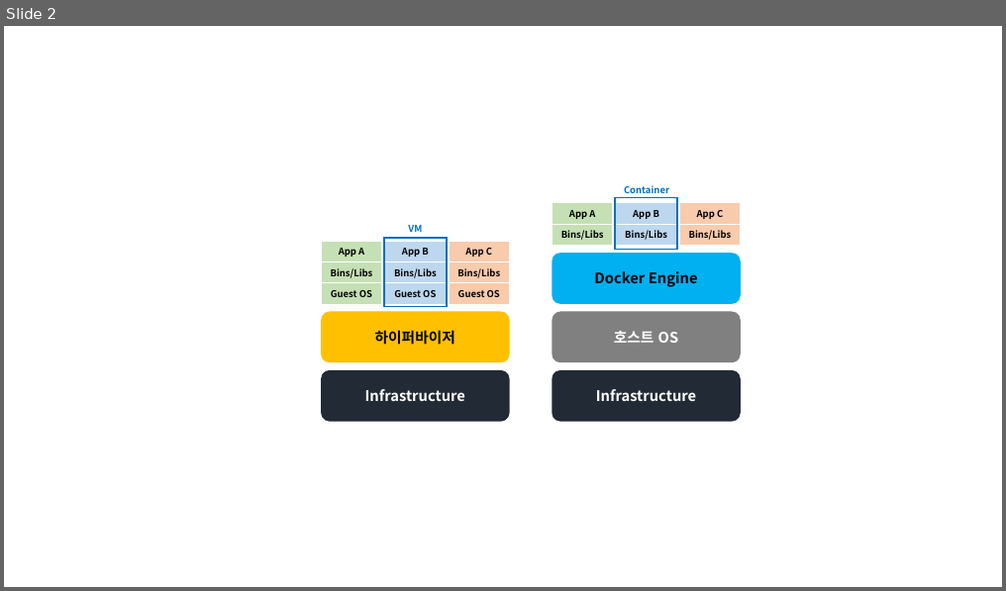
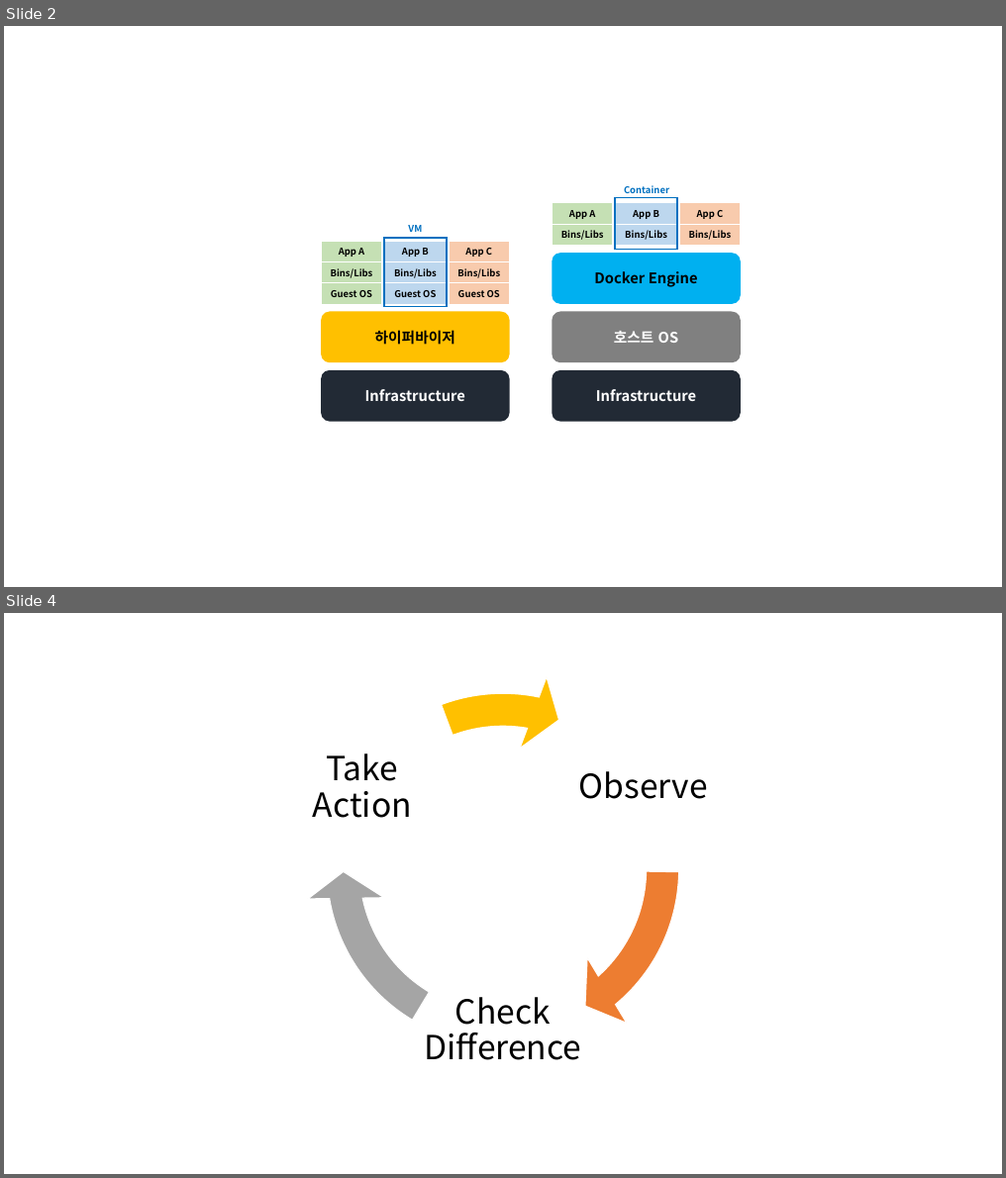
Before and after one commit to lja9702/CS_for_noob, a slide deck: Cloud/image/img ppt.pptx. Shown one above the other, each under a label of ours: slide 2 before the commit, slides 2 and 4 after it; the slides between them are not shown. The pictures are 1006x591 and 1006x1178 pixels, drawn with LibreOffice and Linux fonts; fonts in the diff are those of the drawing. Boxes give left, top, right and bottom in pixels: in the first picture for what was removed or moved away, otherwise in the second. Text is boxed around its words. In the diff, an @@ line names an element or a change of style, - is before the commit and + after.

```diff
--- a/Cloud/image/img ppt.pptx
+++ b/Cloud/image/img ppt.pptx
@@ slide 4 added at [4,613,1002,1174], background #FFFFFF @@
@@ group added at [306,671,708,1066]: 3 texts, 3 circular arrows @@
+Observe
+Check Difference
+Take Action
```
Also in this commit, not shown: 2 other slides added, 6 other files.
